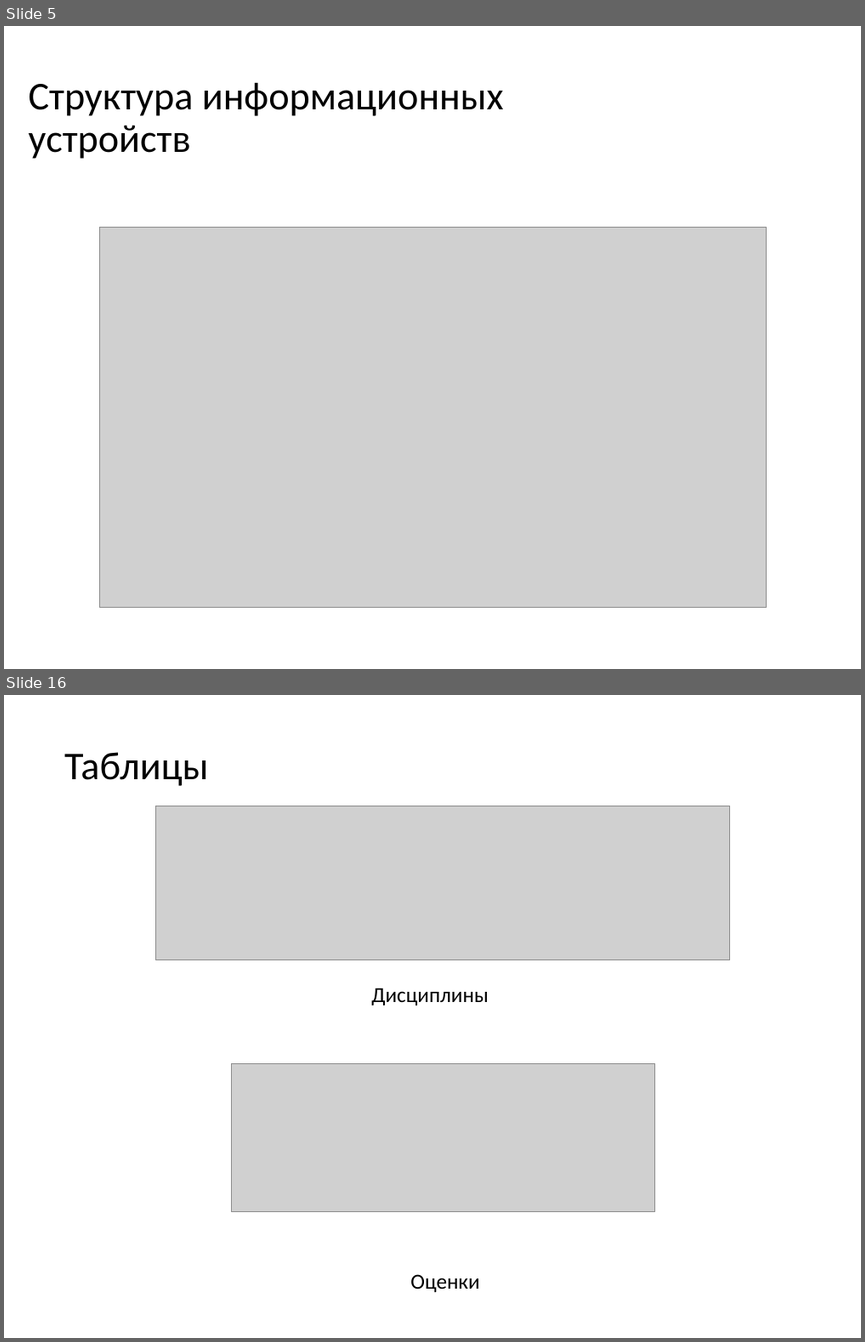
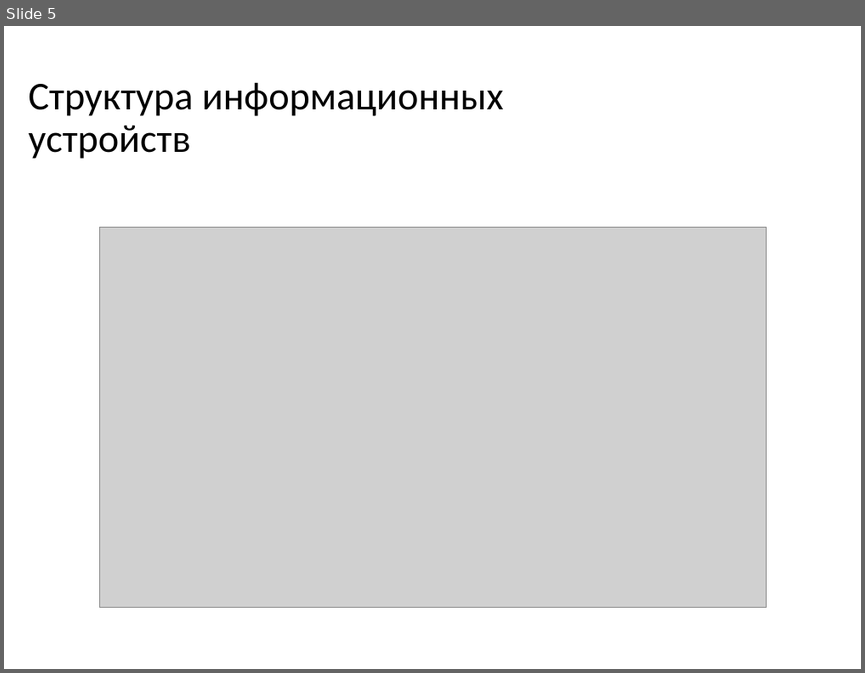
Before and after one commit to dimamatrusmat/domaxadlamena, a slide deck: Презентации/Обобщающая презентация.pptm. Shown one above the other, each under a label of ours: slides 5 and 16 before the commit, slide 5 after it; the slides between them are not shown. The pictures are 865x1342 and 865x673 pixels, drawn with LibreOffice and Linux fonts; fonts in the diff are those of the drawing; grey boxes stand for pictures. Boxes give left, top, right and bottom in pixels: in the first picture for what was removed or moved away, otherwise in the second. Text is boxed around its words. In the diff, an @@ line names an element or a change of style, - is before the commit and + after.

```diff
--- a/Презентации/Обобщающая презентация.pptm
+++ b/Презентации/Обобщающая презентация.pptm
@@ slide 16 removed at [4, 695, 861, 1338], background #FFFFFF @@
@@ title removed at [64, 752, 208, 786] @@
-Таблицы
@@ picture removed at [155, 805, 730, 959] @@
@@ text removed at [371, 987, 488, 1005] @@
-Дисциплины
@@ picture removed at [231, 1063, 654, 1212] @@
@@ text removed at [410, 1274, 479, 1292] @@
-Оценки
```
Also in this commit, not shown: 4 slides changed, 14 slides added, 19 other slides removed, 2 other files.
